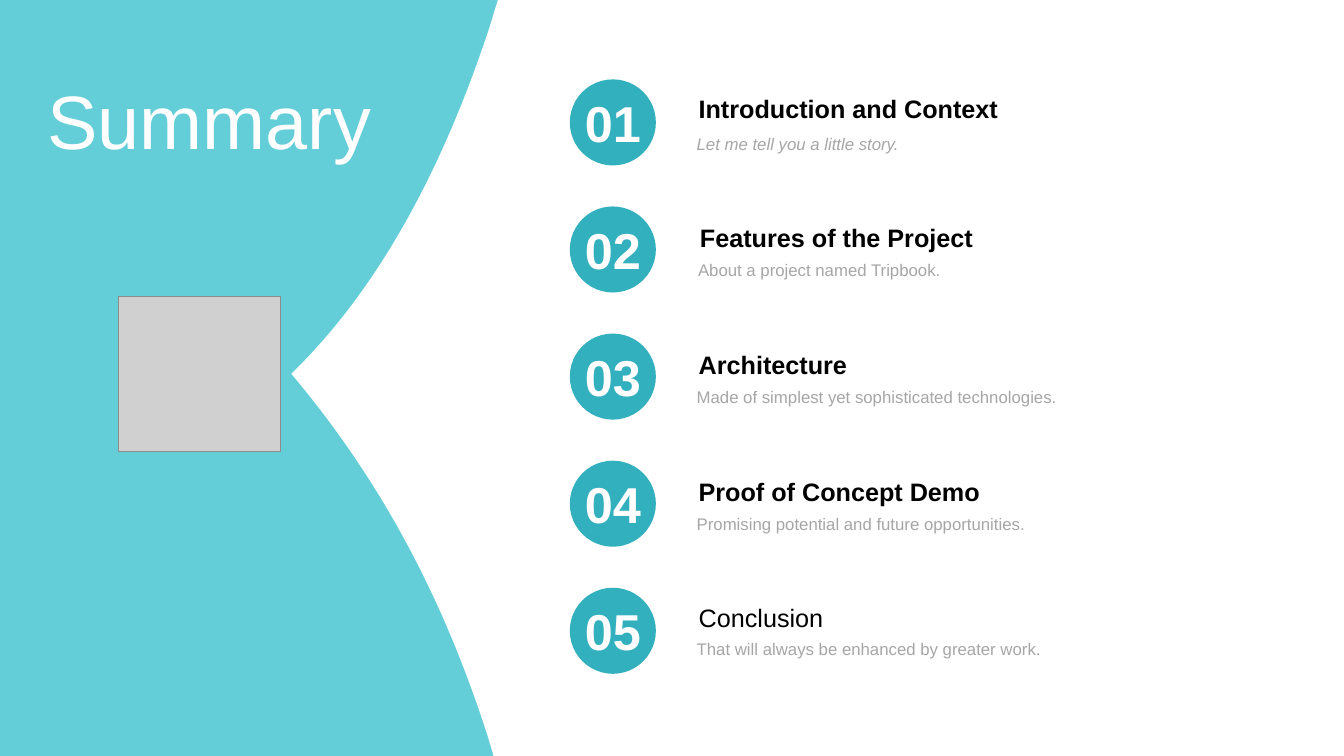
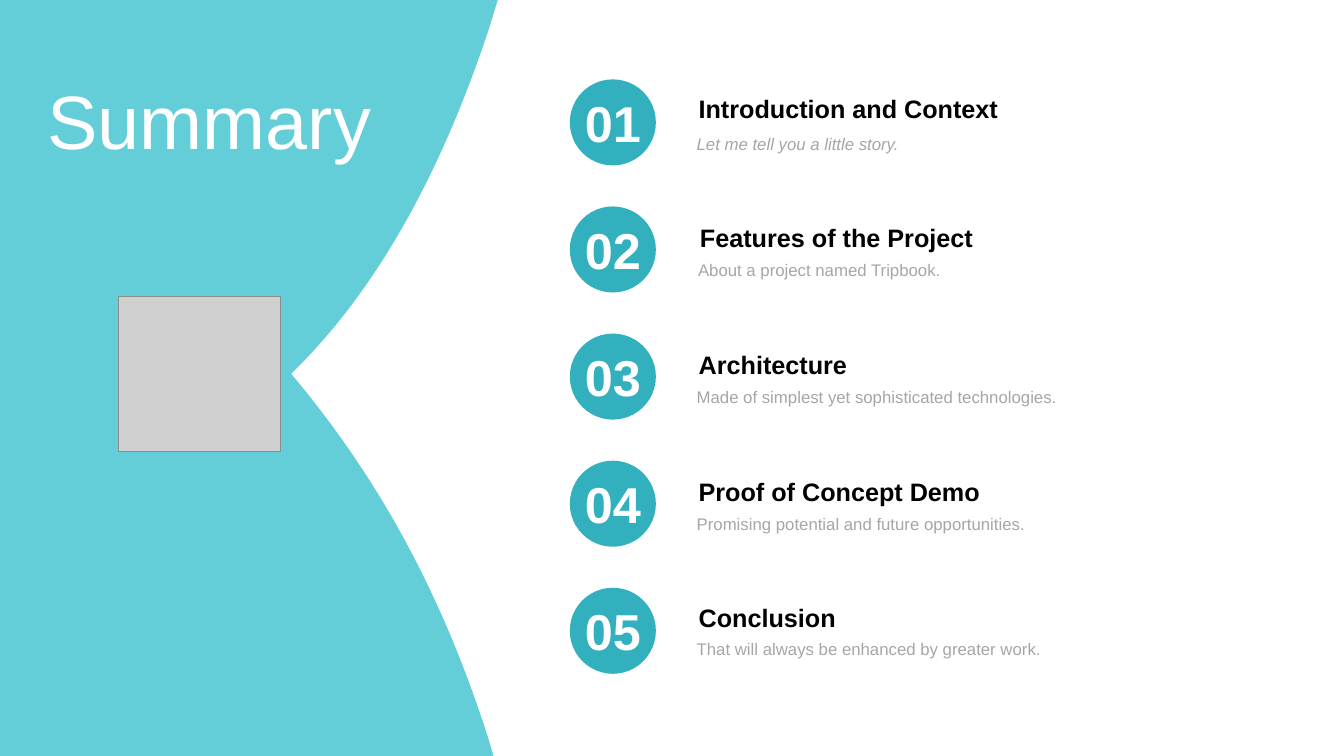
Before and after one commit to bdp-yk/hackathon, a slide deck: slide 2 of World-Travel-Concept-PowerPoint-Templates.pptx. Drawn at 1344x756 pixels with LibreOffice and Linux fonts; fonts in the diff are those of the drawing; grey boxes stand for pictures. Boxes give left, top, right and bottom in pixels: in the first picture for what was removed or moved away, otherwise in the second. Text is boxed around its words. In the diff, an @@ line names an element or a change of style, - is before the commit and + after.

```diff
--- a/World-Travel-Concept-PowerPoint-Templates.pptx
+++ b/World-Travel-Concept-PowerPoint-Templates.pptx
@@ text "Conclusion" at (699,608,836,628): bold on @@
```
Also in this commit, not shown: 5 other slides changed, 3 slides added, 46 slides removed, 5 other files.
